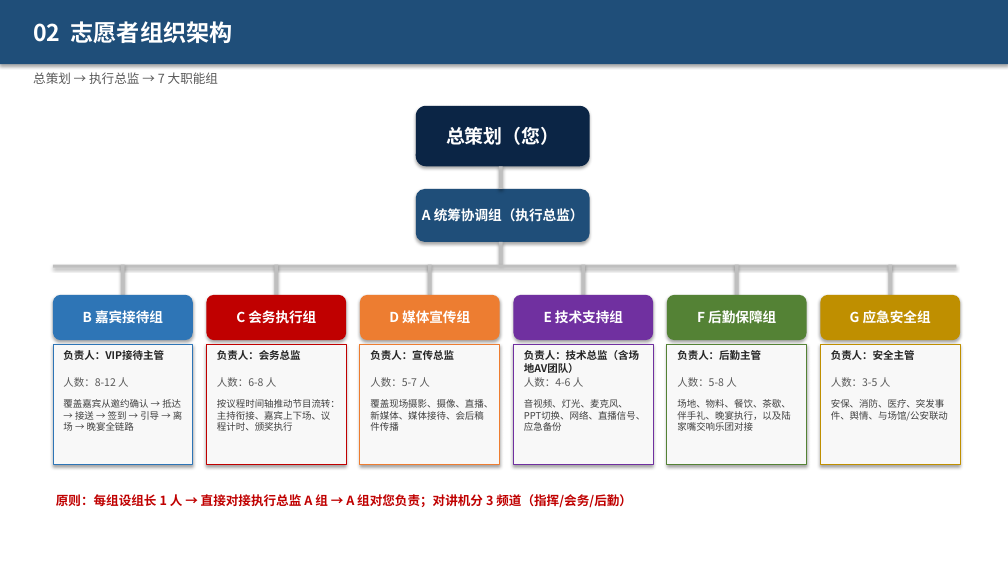
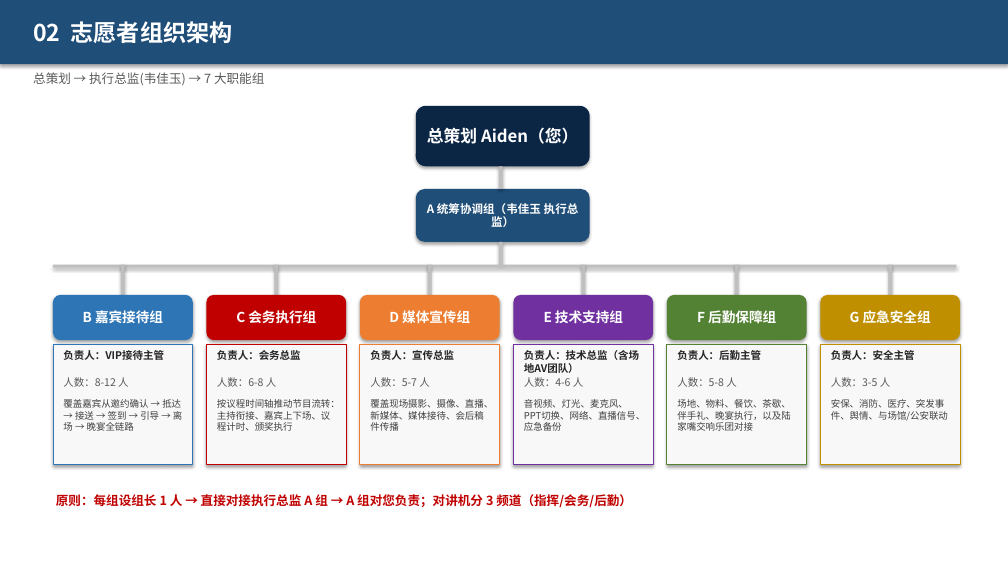
Before and after one commit to hujigang2010-maker/AIDEN, a slide deck: slide 4 of 2026峰会_志愿者分工方案.pptx. Drawn at 1008x567 pixels with LibreOffice and Linux fonts; fonts in the diff are those of the drawing. Boxes give left, top, right and bottom in pixels: in the first picture for what was removed or moved away, otherwise in the second. Text is boxed around its words. In the diff, an @@ line names an element or a change of style, - is before the commit and + after.

```diff
--- a/2026峰会_志愿者分工方案.pptx
+++ b/2026峰会_志愿者分工方案.pptx
@@ text at [33, 72, 264, 86]: text changed @@
-总策划 → 执行总监 → 7 大职能组
+总策划 → 执行总监(韦佳玉) → 7 大职能组
@@ text in rounded rectangle at [427, 127, 578, 144]: text changed; size 18 to 16 pt @@
-总策划（您）
+总策划 Aiden（您）
@@ text in rounded rectangle at [427, 203, 579, 227]: text changed; size 13 to 11 pt @@
-A 统筹协调组（执行总监）
+A 统筹协调组（韦佳玉 执行总监）
```
Also in this commit, not shown: 2 other slides changed, 5 slides added, 2 other files.
